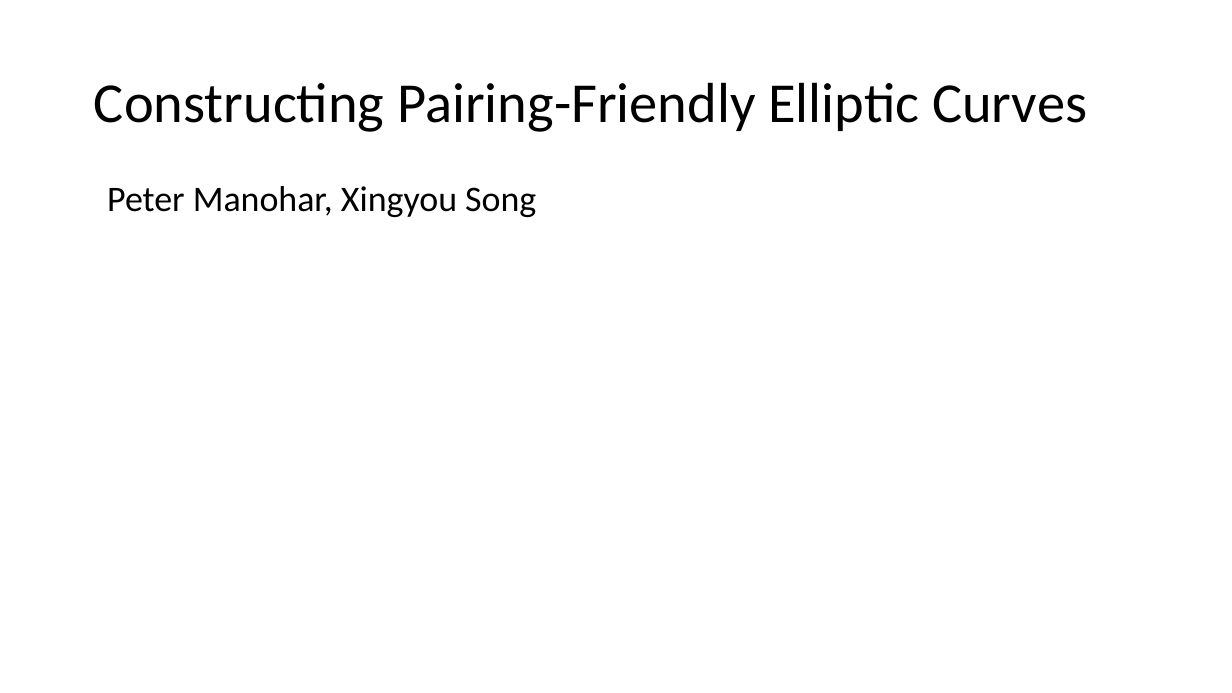
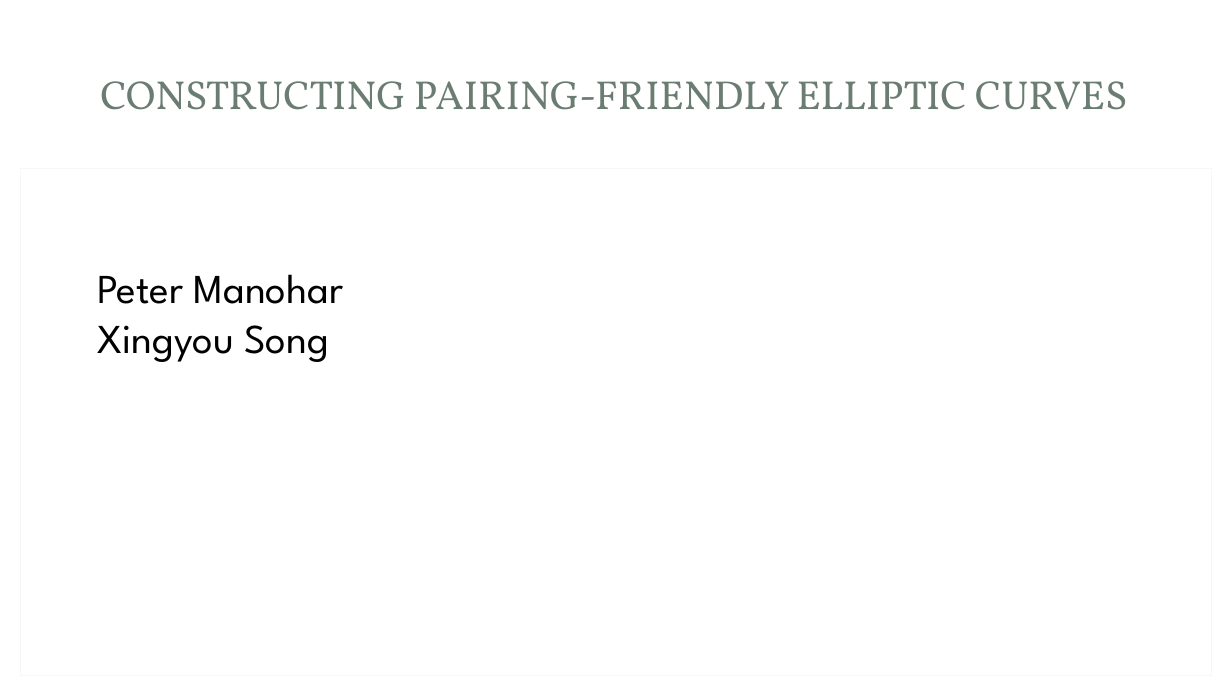
Before and after one commit to Srizzle/CS276-Project-Writeup, a slide deck: slide 1 of Presentation.ppt.pptx. Drawn at 1232x693 pixels with LibreOffice and Linux fonts; fonts in the diff are those of the drawing; background and template pictures are left out. Boxes give left, top, right and bottom in pixels: in the first picture for what was removed or moved away, otherwise in the second. Text is boxed around its words. In the diff, an @@ line names an element or a change of style, - is before the commit and + after.

Commit message:
updated presentation again

```diff
--- a/Presentation.ppt.pptx
+++ b/Presentation.ppt.pptx
@@ rounded rectangle added at box(12, 10, 1220, 684), fill #FFFFFF @@
@@ rectangle added at box(37, 28, 1195, 162), fill #FFFFFF at 83% opacity @@
@@ rectangle added at box(50, 38, 1179, 151), fill #FFFFFF @@
@@ title at box(100, 81, 1128, 110): text changed; size 44 to 31.5 pt; font Calibri to Vollkorn; text colour #000000 to #6B7D72 @@
-Constructing Pairing-Friendly Elliptic Curves
+CONSTRUCTING PAIRING-FRIENDLY ELLIPTIC CURVES
@@ rectangle added at box(21, 168, 1212, 676), fill #FFFFFF, outline #F7F7F7 0.75 pt @@
@@ text at box(97, 274, 344, 362): text changed; size 28 to 32 pt; font Calibri to League Spartan @@
-Peter Manohar, Xingyou Song
+Peter Manohar
+Xingyou Song
```
Also in this commit, not shown: 8 other slides changed, 1 slide added.
